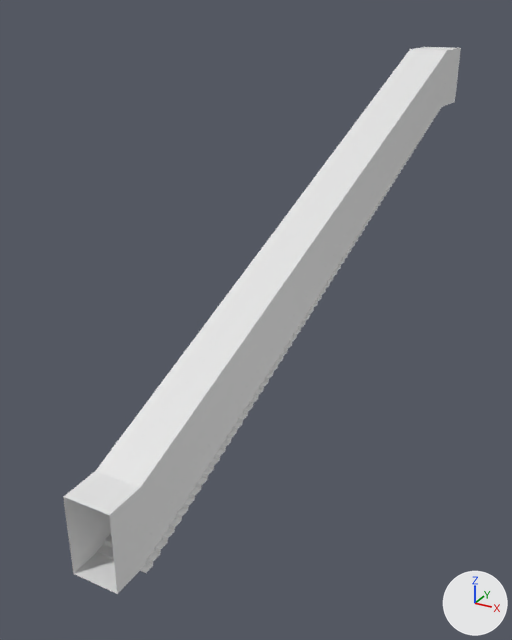
Two versions of the Blender file Assets/3D assets/StaircaseUntex.blend, one commit apart.
Rendered twice from a camera (50 mm lens) standing at (12.3, -19.3, 16.0) and looking at (-2.0, 6.6, 3.0). Lighting does not change. The marker at lower right points along +X, +Y and +Z.

Objects in the first picture: 'Hallway'.
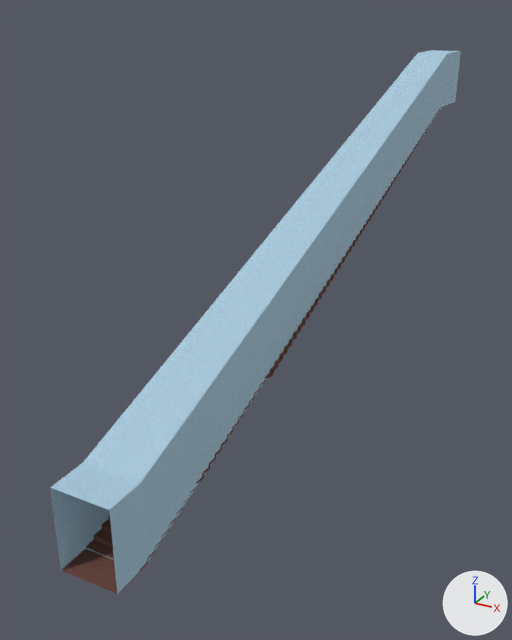
Diff of the bpy script that builds the scene:
```diff
--- a/Assets/3D assets/StaircaseUntex.blend.py
+++ b/Assets/3D assets/StaircaseUntex.blend.py
@@ mat_paint_002 @@
+mat_paint_002 = bpy.data.materials.new('Paint.002')
+# nodes: BsdfPrincipled, Mapping, OutputMaterial, TexCoord, TexVoronoi, TexWave, ValToRGB
+# colours: blue #b3d8ee, blue #a0c4d9, grey #9eaab5
@@ mat_metal_001 @@
+mat_metal_001 = principled_material('Metal.001')
+mat_metal_001.base_color = (0.581, 0.498, 0.572)  # light grey #c9bbc7
+mat_metal_001.metallic = 1.0
+mat_metal_001.roughness = 0.217
@@ mat_stairwood_002 @@
+mat_stairwood_002 = bpy.data.materials.new('Stairwood.002')
+# nodes: BsdfPrincipled, Bump, Mapping, OutputMaterial, TexCoord, TexNoise, ValToRGB
+# colours: black #000000, white #ffffff, pink #ee003e, brown #905b4e
@@ me_cube_002 @@
 # used by ob_hallway; location = (0.0, 0.0, 0.0); scale = (1.0, 1.0, 0.554)
-me_cube_002.from_pydata(...)  # 3472 vertices, 2445 faces; spans x -1.1..1.1, y -7.2..26.3, z 0.0..25.0
+me_cube_002.from_pydata(...)  # 3472 vertices, 2445 faces; spans x -1.3..1.1, y -7.2..26.5, z 0.0..24.6
+# me_cube_002 part 1: 186 of 3472 vertices moved; they spanned x -1.1..1.1, y -7.2..26.3, z 0.0..25.0 and now span x -1.3..1.1, y -7.2..26.5, z 0.0..24.6; mean shift (-0.2, 0.0, 0.0); largest move (-1.1, 23.4, 25.0) -> (-0.6, 23.5, 24.6)
+# me_cube_002 part 2: 21 faces spanning x -1.3..1.1, y -7.2..26.5, z 0.0..24.6 switch from mat_material_001 (white #e7e7e7) to mat_paint_002
+# me_cube_002 part 3: 514 faces spanning x -1.3..1.1, y -7.2..26.5, z 0.0..19.4 switch from mat_material_001 (white #e7e7e7) to mat_stairwood_002
+me_cube_002.materials.append(mat_metal_001)  # light grey #c9bbc7
```

Changed parts and their boxes [x1, y1, x2, y2] in the pictures (512 x 640 px; the box of a moved part takes in the faces that stretch with it):
'Hallway', reshaped: before [63, 47, 461, 594]; after [50, 50, 461, 594]
part 1 of me_cube_002, moved or reshaped: before [74, 375, 273, 594]; after [61, 375, 273, 594]
part 2 of me_cube_002, recoloured (grey to blue): [95, 51, 460, 594] in both
part 3 of me_cube_002, recoloured: [266, 107, 442, 378] in both
